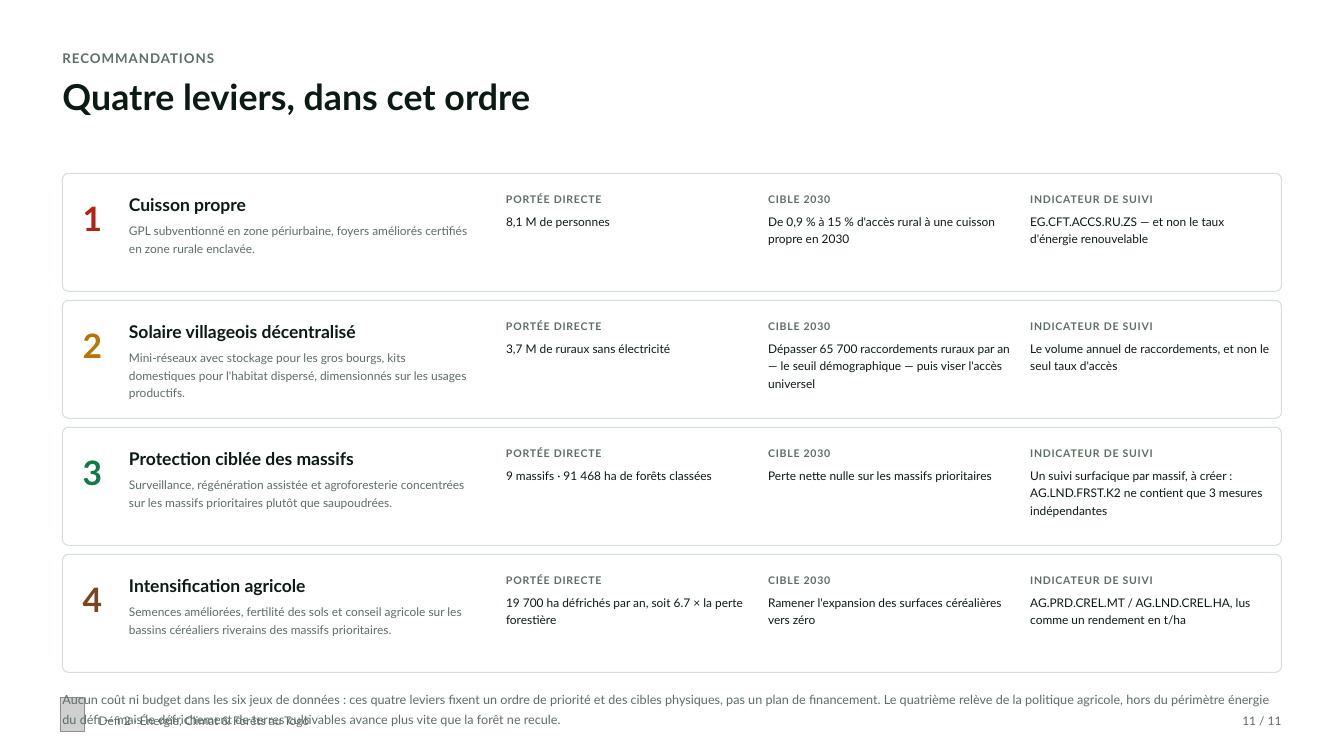
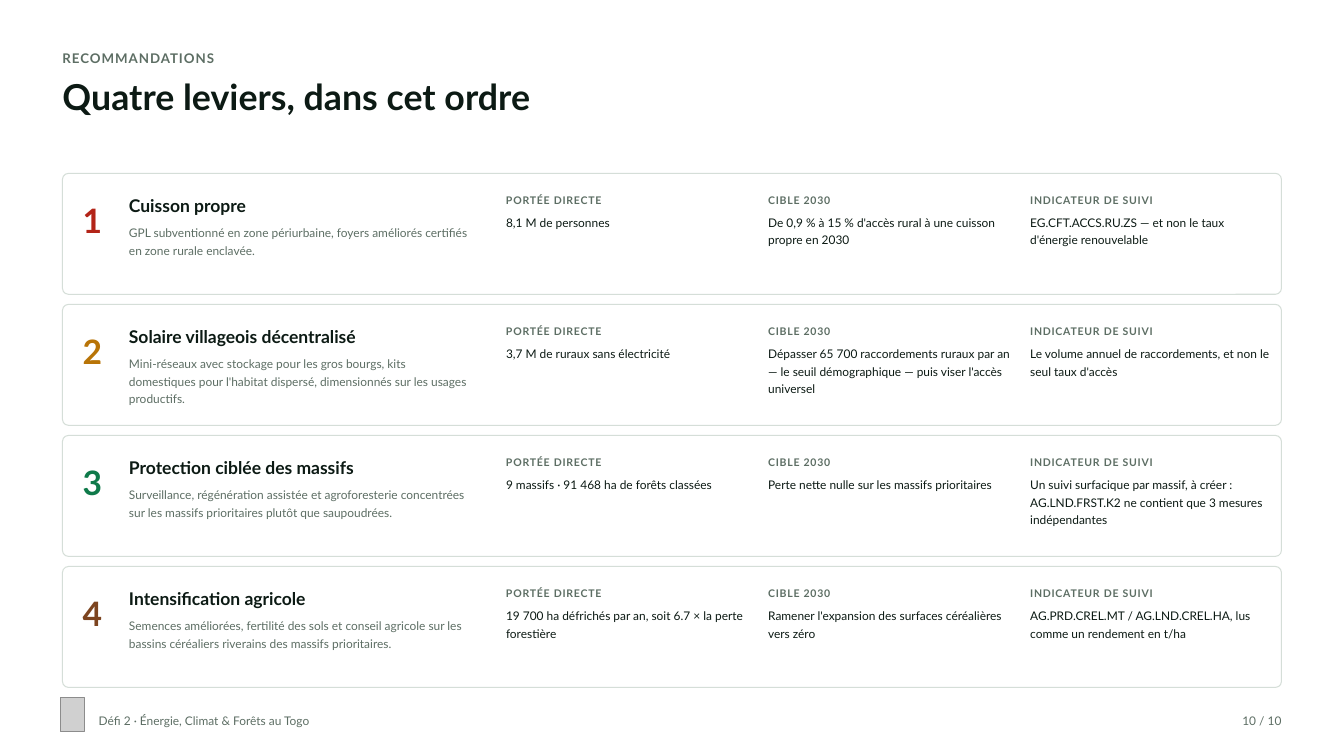
Before and after one commit to kkepiphane/data_challenges_defi2_environnement, a slide deck: slide 10 of report/Defi2_Togo_Energie_Climat_Forets.pptx (slide 11 before the commit). Drawn at 1344x756 pixels with LibreOffice and Linux fonts; fonts in the diff are those of the drawing; grey boxes stand for pictures. Boxes give left, top, right and bottom in pixels: in the first picture for what was removed or moved away, otherwise in the second. Text is boxed around its words. In the diff, an @@ line names an element or a change of style, - is before the commit and + after.

Commit message:
amelioration pour la version d'analyse a powerpoint doc

```diff
--- a/report/Defi2_Togo_Energie_Climat_Forets.pptx
+++ b/report/Defi2_Togo_Energie_Climat_Forets.pptx
@@ 9 texts, 1 rounded rectangle moved together from (x1=63, y1=300, x2=1281, y2=418) to (x1=63, y1=304, x2=1281, y2=425) @@
@@ 9 texts, 2 rounded rectangles moved together from (x1=63, y1=427, x2=1281, y2=673) to (x1=63, y1=436, x2=1281, y2=688) @@
@@ 9 texts moved together from (x1=83, y1=575, x2=1251, y2=636) to (x1=83, y1=588, x2=1251, y2=650) @@
@@ text removed at (x1=62, y1=693, x2=1269, y2=727) @@
-Aucun coût ni budget dans les six jeux de données : ces quatre leviers fixent un ordre de priorité et des cibles physiques, pas un plan de financement. Le quatrième relève de la politique agricole, hors du périmètre énergie du défi — mais le défrichement de terres cultivables avance plus vite que la forêt ne recule.
@@ text at (x1=1242, y1=716, x2=1282, y2=725): text changed @@
-11 / 11
+10 / 10
```
Also in this commit, not shown: 8 other slides changed, 1 slide removed, 4 other files.
